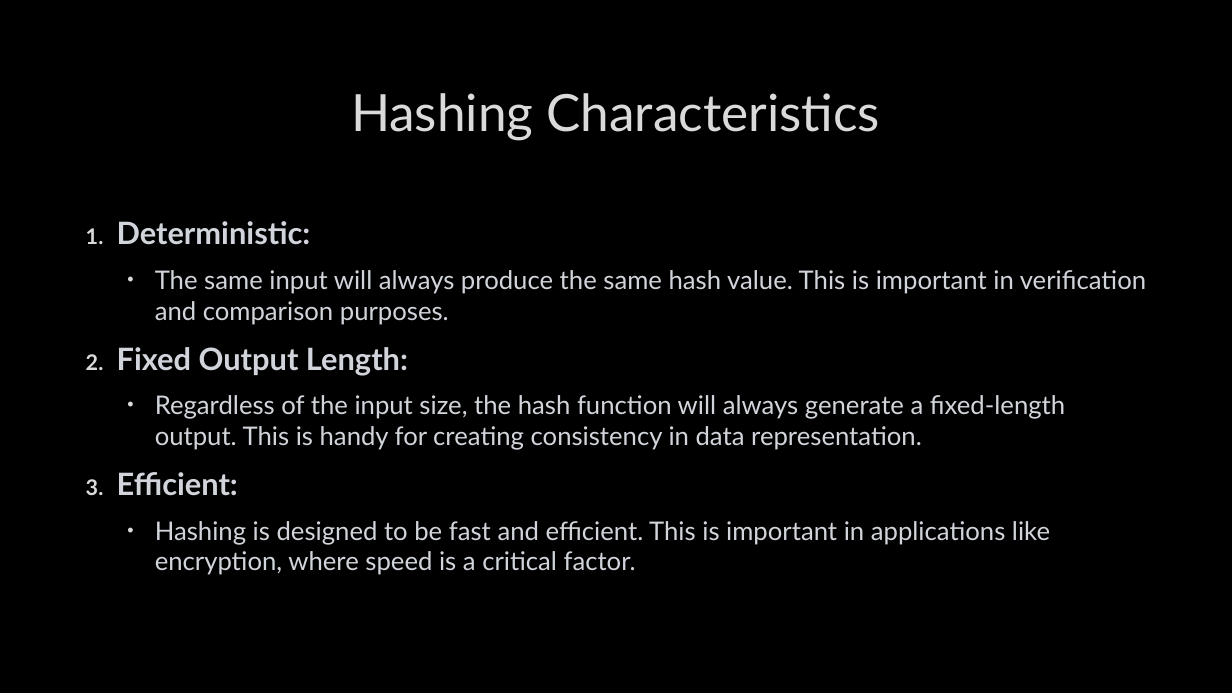
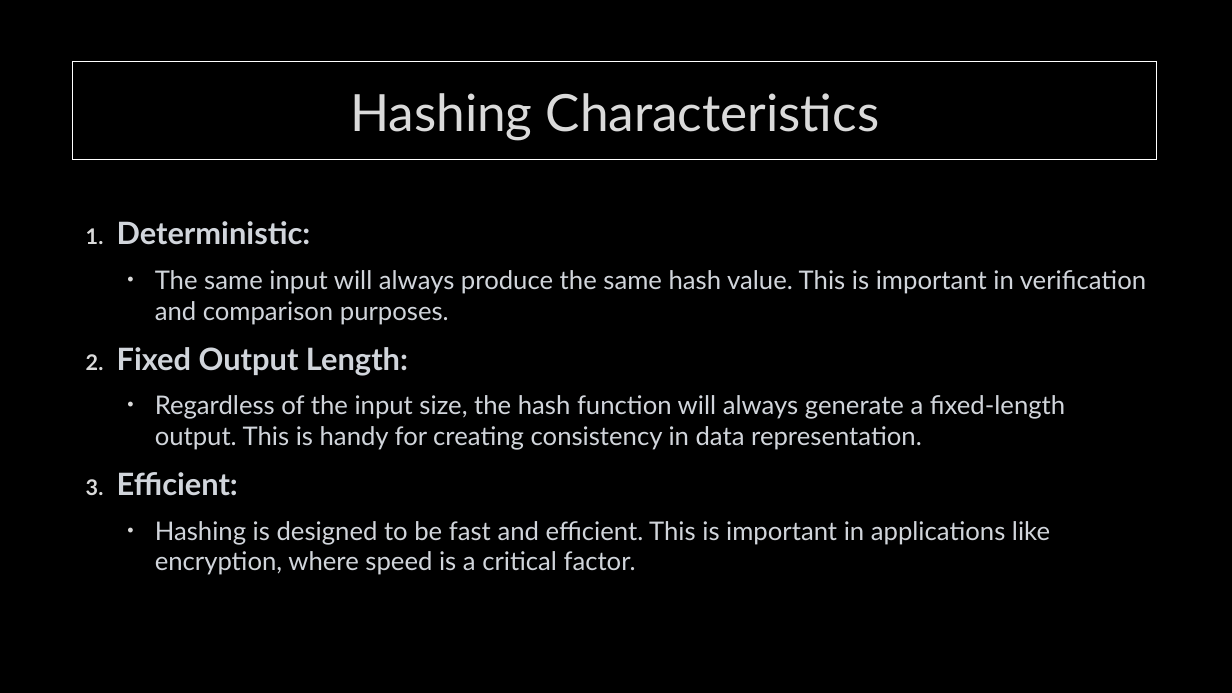
Before and after one commit to MohamedEmary/graduation-project, a slide deck: slide 3 of tasks/week-01/hashing.pptx. Drawn at 1232x693 pixels with LibreOffice and Linux fonts; fonts in the diff are those of the drawing; background and template pictures are left out. Boxes give left, top, right and bottom in pixels: in the first picture for what was removed or moved away, otherwise in the second. Text is boxed around its words. In the diff, an @@ line names an element or a change of style, - is before the commit and + after.

```diff
--- a/tasks/week-01/hashing.pptx
+++ b/tasks/week-01/hashing.pptx
@@ title "Hashing Characteristics": place and size @@
-title "Hashing Characteristics" at (351,93,879,140)
+title "Hashing Characteristics" at (73,62,1157,160)
@@ title "Hashing Characteristics" at (73,62,1157,160): outline none to #FFFFFF 0.75 pt; shadow on @@
```
Also in this commit, not shown: 30 other slides changed.
